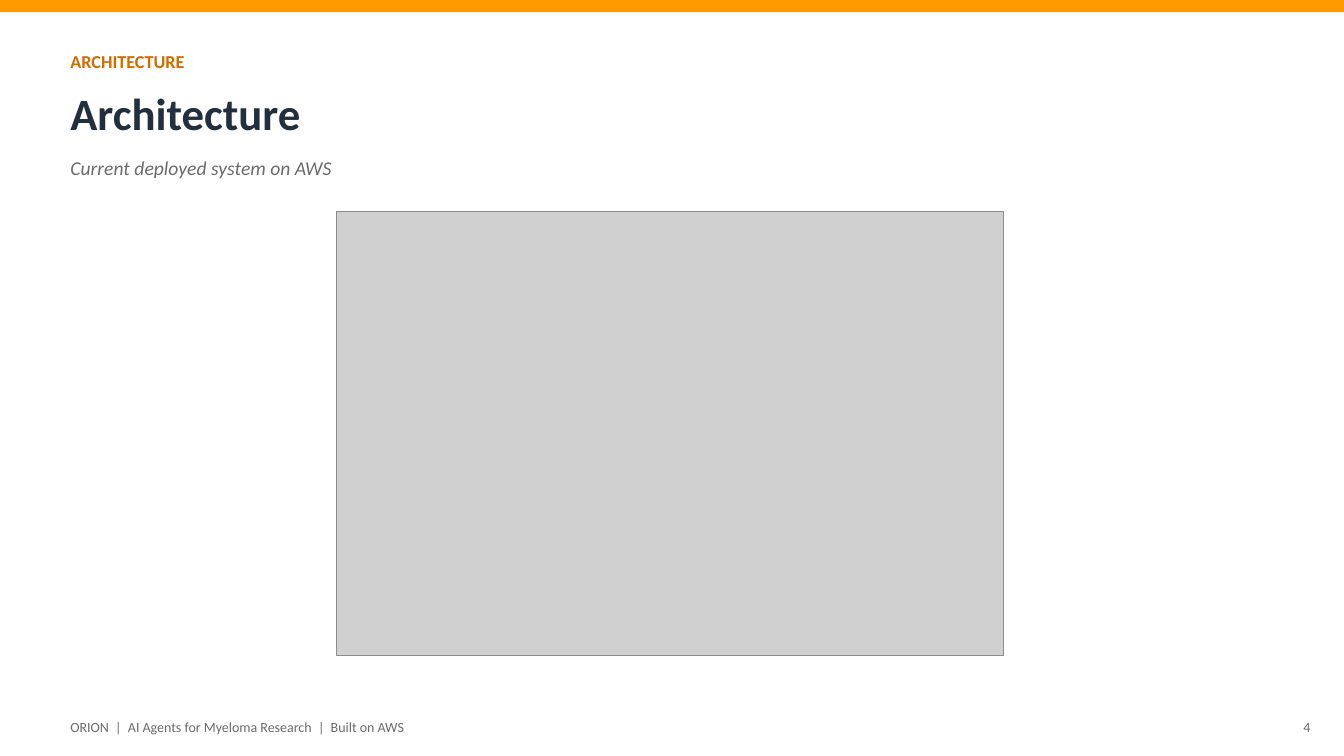
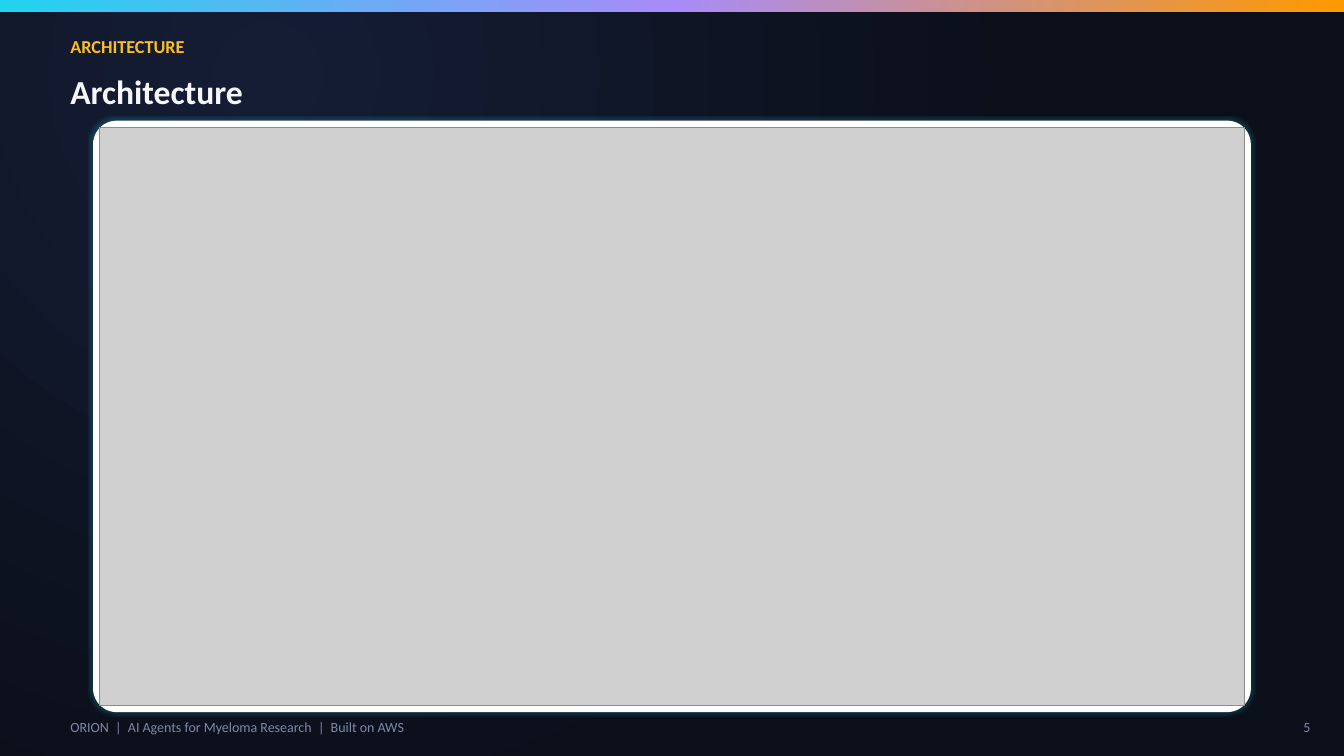
Before and after one commit to lhnminh/MMRF-KnowledgeGraph, a slide deck: slide 5 of ORION_Hackathon_Pitch.pptx (slide 4 before the commit). Drawn at 1344x756 pixels with LibreOffice and Linux fonts; fonts in the diff are those of the drawing; grey boxes stand for pictures. Boxes give left, top, right and bottom in pixels: in the first picture for what was removed or moved away, otherwise in the second. Text is boxed around its words. In the diff, an @@ line names an element or a change of style, - is before the commit and + after.

```diff
--- a/ORION_Hackathon_Pitch.pptx
+++ b/ORION_Hackathon_Pitch.pptx
@@ rectangle at bbox=[0, 0, 1344, 12]: fill #FF9900 to gradient #22D3EE to #A78BFA to #FF9900 @@
@@ rectangle added at bbox=[0, 0, 1344, 756], fill gradient #151D35 to #0B0F1A @@
@@ text "ARCHITECTURE": place and size @@
-text "ARCHITECTURE" at bbox=[70, 56, 184, 68]
+text "ARCHITECTURE" at bbox=[70, 41, 184, 53]
@@ text "ARCHITECTURE" at bbox=[70, 41, 184, 53]: text colour #CC6E00 to #FBBF24 @@
@@ text "Architecture": place and size @@
-text "Architecture" at bbox=[70, 98, 300, 131]
+text "Architecture" at bbox=[70, 80, 242, 105]
@@ text "Architecture" at bbox=[70, 80, 242, 105]: size 32 to 24 pt, text colour #232F3E to #F5F7FA @@
@@ rounded rectangle added at bbox=[93, 121, 1251, 713], fill #FFFFFF @@
@@ picture added at bbox=[100, 127, 1244, 706] @@
@@ text removed at bbox=[70, 161, 331, 178] @@
-Current deployed system on AWS
@@ picture removed at bbox=[337, 212, 1004, 655] @@
@@ text "ORION | AI Agents for ..." at bbox=[70, 722, 404, 735]: text colour #6B6B6B to #7C88A6 @@
@@ text at bbox=[1303, 723, 1310, 732]: text changed; text colour #6B6B6B to #7C88A6 @@
-4
+5
```
Also in this commit, not shown: 13 other slides changed, 1 slide added, 1 other file.
